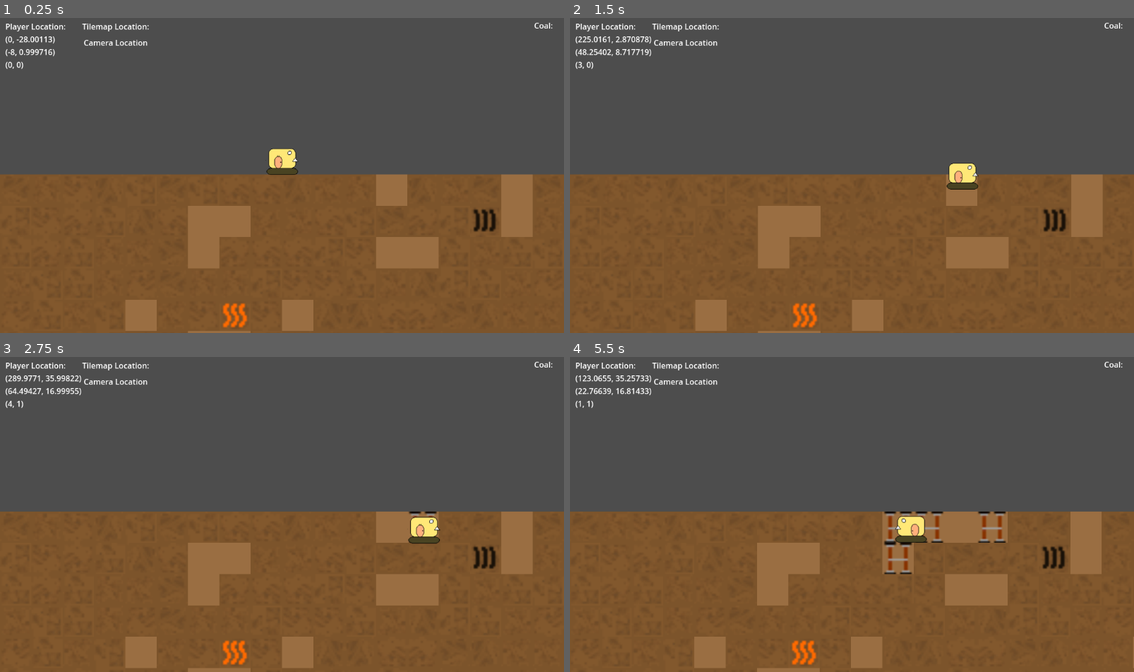
Above: before the commit, frames 1-4 (two rows, left to right).
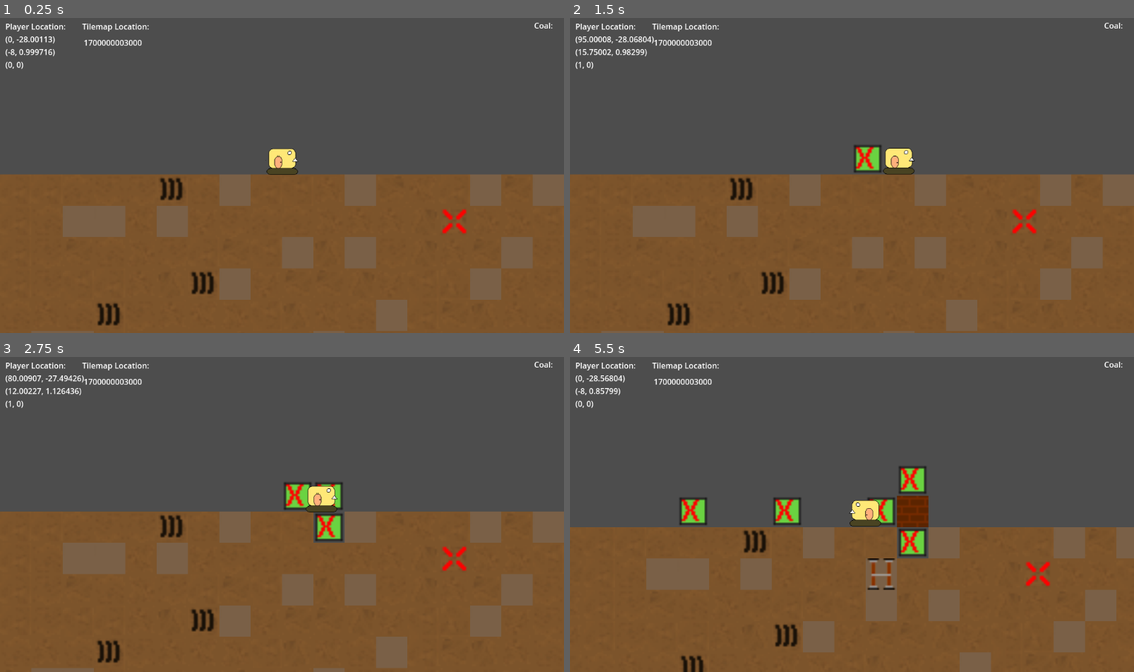
Above: after the commit, the same moments.

Repository: TrakeMuldoon/GodotMineTower
Game: Godot game, scene res://World/world.tscn
The game is run twice, just before and just after one commit, with the same random seed, the same clock (stepped at 60 frames per second) and the same inputs.
Inputs:
- Up to frame 1 (0.25 s): no input
- Up to frame 2 (1.5 s): hold D (go_right) 0.53-1.28 s; hold R (Return, bound only after the commit) 0.53-1.28 s; tap X (Mark) at 0.6 s; hold S (go_down) from 1.28 s (still down); tap R (Return, bound only after the commit) at 1.35 s
- Up to frame 3 (2.75 s): tap X (Mark) at 1.55, 2.1 s; release S (go_down) at 2.03 s; hold D (go_right) from 2.03 s (still down); hold R (Return, bound only after the commit) from 2.03 s (still down)
- Up to frame 4 (5.5 s): release D (go_right) at 2.78 s; release R (Return, bound only after the commit) at 2.78 s; hold Up (go_up) 2.78-3.53 s; tap M (Mine) at 2.85 s; tap X (Mark) at 3.05, 4.55, 5.1 s; hold R (Return, bound only after the commit) 3.53-4.28 s; hold A (go_left) 3.53-5.03 s; tap Z (Wall) at 3.6 s; tap R (Return, bound only after the commit) at 4.35 s; hold S (go_down) from 5.03 s (still down); hold R (Return, bound only after the commit) from 5.03 s (still down)

The runs differ from the first frame. In frame 1, 14% of the frame differs, in the area x 5-100%, y 6-100%; in frame 2, 15%; in frame 3, 16%; in frame 4, 20%, in the area x 0-100%, y 5-100%.

Commit message:
Updated to add the "R" for Reset button

Diff:
--- /dev/null
+++ b/ActionTimer.gd
@@ -0,0 +1,22 @@
+class_name ActionTimer extends Resource
+
+var checker = {}
+
+func ExecOnElapsed(label, timeout, eval_func):
+	if CounterElapsed(label, timeout):
+		Reset(label)
+		eval_func.call()
+	else:
+		Increment(label)
+
+func CounterElapsed(label, timeout):
+	return label in checker and checker[label] > timeout
+
+func Increment(label):
+	if label in checker:
+		checker[label] += 1
+	else:
+		checker[label] = 1
+
+func Reset(label):
+	checker[label] = 0
--- a/Characters/tank_character.gd
+++ b/Characters/tank_character.gd
@@ -1,7 +1,8 @@
 extends CharacterBody2D
 
 @export var Speed : float = 300.0
-@export var Jump_Velocity : float = -400.0
+@export var Jump_Velocity : float = -300.0
+@export var Floor_Jump_Velocity : float = -500.0
 signal character_moved
 signal drilled
 signal build_wall
@@ -15,11 +16,22 @@
 func _ready():
 	tilemap = get_tree().get_current_scene().get_node("WorldLevel").get_node("GroundMap")
 
-var drill_down_counter = 0
-var drill_side_counter = 0
+#var drill_down_counter = 0
+#var drill_side_counter = 0
+var action_timer = ActionTimer.new()
+
+func ResetLocation():
+	position = Vector2.ZERO
+
 func _physics_process(delta):
+	if Input.is_action_pressed("Return"):
+		action_timer.ExecOnElapsed("Reset", 25, ResetLocation)
+	else:
+		action_timer.Reset("Reset")
+
 	if Input.is_action_just_pressed("Mark"):
-		Get_My_Cell()
+		var cell = Get_My_Cell()
+		mark_my_cell.emit(cell)
 
 	if Input.is_action_pressed("Mine") and is_on_floor():
 		Build_Mine_Maybe()
@@ -31,17 +43,16 @@
 		velocity.y += gravity * delta
 
 	# Handle jump.
-	if Input.is_action_just_pressed("go_up"): # and is_on_floor():
-		velocity.y = Jump_Velocity
+	if Input.is_action_just_pressed("go_up"):
+		if is_on_floor(): # and is_on_floor():
+			velocity.y = Floor_Jump_Velocity
+		else:
+			velocity.y = Jump_Velocity
 
 	if Input.is_action_pressed("go_down") and is_on_floor():
-		if drill_down_counter > 25:
-			Drill_Down()
-			drill_down_counter = 0
-		else:
-			drill_down_counter += 1
+		action_timer.ExecOnElapsed("DrillDown", 25, Drill_Down)
 	else:
-		drill_down_counter = 0
+		action_timer.Reset("DrillDown")
 
 	# Get the input direction and handle the movement/deceleration.
 	# As good practice, you should replace UI actions with custom gameplay actions.
@@ -49,13 +60,13 @@
 
 	if direction:
 		if is_on_wall() and is_on_floor():
-			if drill_side_counter > 25:
+			if action_timer.CounterElapsed("DrillSide", 25):
 				Drill_Side(direction)
-				drill_side_counter = 0
+				action_timer.Reset("DrillSide")
 			else:
-				drill_side_counter += 1
+				action_timer.Increment("DrillSide")
 		else:
-			drill_side_counter = 0
+			action_timer.Reset("DrillSide")
 		velocity.x = direction * Speed
 
 		if velocity.x < 0:
@@ -63,6 +74,7 @@
 		else:
 			$AnimatedSprite2D.flip_h = false
 	else:
+		action_timer.Reset("DrillSide")
 		velocity.x = move_toward(velocity.x, 0, Speed)
 
 	move_and_slide()
@@ -87,7 +99,6 @@
 		l2m.x -= 4
 	l2m.y = l2m.y / 4
 	l2m.x = l2m.x / 4
-	#mark_my_cell.emit(l2m)
 	return l2m
 
 func Build_Wall_Maybe():
--- a/Characters/tank_character.tscn
+++ b/Characters/tank_character.tscn
@@ -57,7 +57,7 @@
 sprite_frames = SubResource("SpriteFrames_8i8wp")
 animation = &"idle"
 autoplay = "idle"
-frame_progress = 0.0957819
+frame_progress = 0.381599
 
 [node name="CollisionShape2D" type="CollisionShape2D" parent="."]
 rotation = 1.5708
--- a/Globals.gd
+++ b/Globals.gd
@@ -1,6 +1,6 @@
 extends Node
 
-var RANDOM_SEED = 148723458
+var RANDOM_SEED = int(Time.get_unix_time_from_system() * 1000)
 
 var CELL_SIZE = 64
 
--- a/HUD/hud.gd
+++ b/HUD/hud.gd
@@ -3,7 +3,7 @@
 
 # Called when the node enters the scene tree for the first time.
 func _ready():
-	pass # Replace with function body.
+	$CameraLocation.text = str(Globals.RANDOM_SEED)
 
 
 # Called every frame. 'delta' is the elapsed time since the previous frame.
--- a/project.godot
+++ b/project.godot
@@ -61,6 +61,11 @@
 "events": [Object(InputEventKey,"resource_local_to_scene":false,"resource_name":"","device":-1,"window_id":0,"alt_pressed":false,"shift_pressed":false,"ctrl_pressed":false,"meta_pressed":false,"pressed":false,"keycode":0,"physical_keycode":88,"key_label":0,"unicode":120,"echo":false,"script":null)
 ]
 }
+Return={
+"deadzone": 0.5,
+"events": [Object(InputEventKey,"resource_local_to_scene":false,"resource_name":"","device":-1,"window_id":0,"alt_pressed":false,"shift_pressed":false,"ctrl_pressed":false,"meta_pressed":false,"pressed":false,"keycode":0,"physical_keycode":82,"key_label":0,"unicode":114,"echo":false,"script":null)
+]
+}
 
 [physics]
 
Not shown, added: TODO.txt
Binary file changed: assets/UndergroundTileset.png
Not shown, added: assets/Buildlings.pdn
Not shown, changed: assets/TestTileset.pdn
